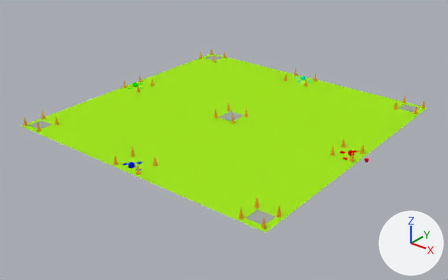
A saved change to the Blender file utils/blender-project/map.blend.
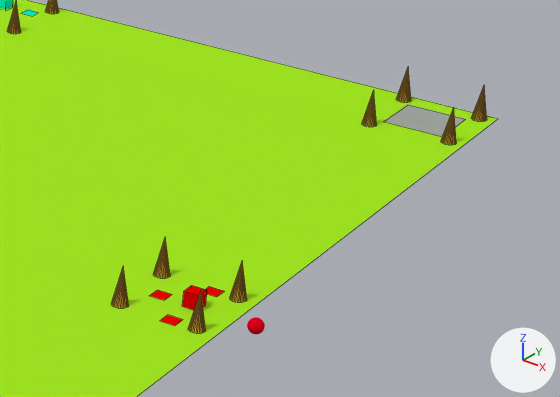
The first picture shows the older version from a camera (50 mm lens) standing at (187.0, -240.0, 133.0) and looking at (2.0, -8.0, -10.0). The close-ups show both versions on the part from 67% to 99% of the width and 28% to 64% of the height of that picture; other places that the commit changed are outside them. The axes (+X, +Y, +Z) are drawn at lower right. The lights are the same throughout. The close-ups show mesh edges as thin lines.
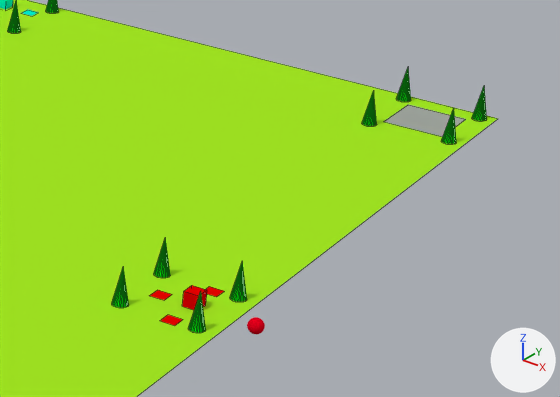
The change, as JSON lines over the scene's bpy script:
```json
{"op": "set", "path": "mat_tree_material.base_color", "old": "(0.8, 0.356, 0.0325)", "new": "(0.0, 0.8, 0.00229)", "note": "orange #e7a133 -> green #00e708"}
```

Location of each change, [x1, y1, x2, y2] in pixels of the close-ups (560 x 397 px):
```json
{"object": "Cone.001", "change": "recoloured", "before": [188, 292, 206, 333], "after": [188, 292, 206, 333]}
{"object": "Cone.716", "change": "recoloured", "before": [230, 260, 247, 302], "after": [230, 260, 247, 302]}
{"object": "Cone.053", "change": "recoloured", "before": [112, 267, 129, 308], "after": [112, 267, 129, 308]}
{"object": "Cone.509", "change": "recoloured", "before": [154, 237, 170, 278], "after": [154, 237, 170, 278]}
{"object": "Cone.226", "change": "recoloured", "before": [441, 108, 456, 144], "after": [441, 108, 456, 144]}
{"object": "Cone.223", "change": "recoloured", "before": [472, 87, 487, 121], "after": [472, 87, 487, 121]}
{"object": "Cone.211", "change": "recoloured", "before": [362, 90, 377, 126], "after": [362, 90, 377, 126]}
{"object": "Cone.214", "change": "recoloured", "before": [397, 68, 411, 102], "after": [397, 68, 411, 102]}
{"object": "Cone.303", "change": "recoloured", "before": [8, 2, 21, 33], "after": [8, 2, 21, 33]}
{"object": "Cone.300", "change": "recoloured", "before": [46, 0, 59, 13], "after": [46, 0, 59, 13]}
```
